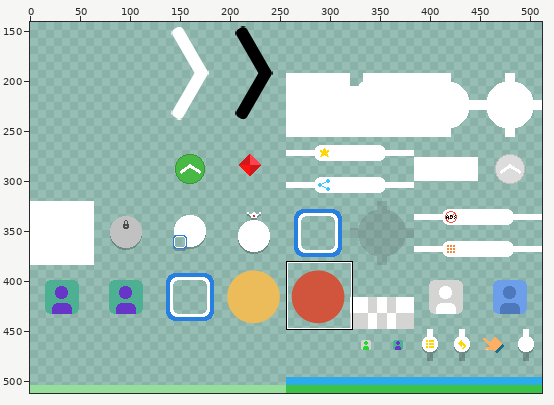
File history of a sprite sheet, taptapdash/images/shared-0-sheet5.png. Above: a wide view before the commit, with the close-up outlined.
Close-up. Earlier state:
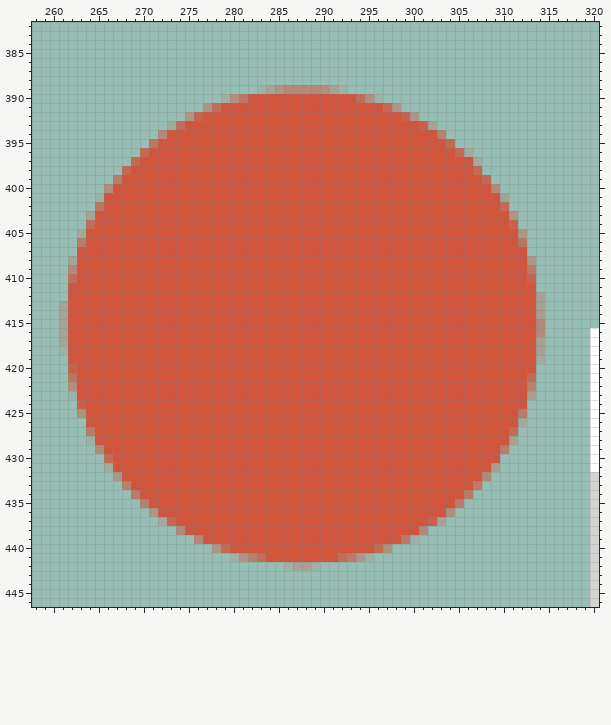
The file is 512x512 pixels. Pixels under 10% opacity are left out. Colours within 5 levels of each other are drawn and written as one. Shown: x 258..320, y 382..446. The wide view leaves out empty margins. The commit also changed other parts of the picture, which this record leaves out.
After the commit:
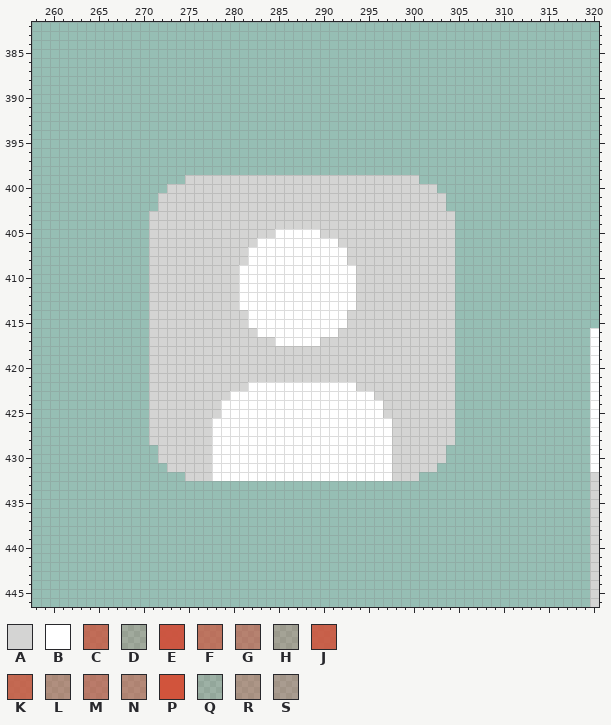
Palette (. is transparent): A #d4d4d3  B #ffffff  C #cf523ac0  D #cf553a30  E #cf503bf0  F #cf543bb0  G #cf533c90  H #cf543c40  J #cf543ce0  K #cf563cd0  L #d1543b70  M #cf543ea0  N #d1543c80  P #d1543c  Q #cf584020  R #d2553d60  S #d2534050
Changes in this commit:
@@ x 258..320 @@
 388 ...............................................................
-389 .........................QHRNNNNLHQ............................
-390 .....................QLFEPPPPPPPPPPECLQ........................
-391 ...................RCPPPPPPPPPPPPPPPPPPKR......................
-392 .................RJPPPPPPPPPPPPPPPPPPPPPPJR....................
-393 ...............DCPPPPPPPPPPPPPPPPPPPPPPPPPPJH..................
-394 ..............NPPPPPPPPPPPPPPPPPPPPPPPPPPPPPPG.................
-395 .............FPPPPPPPPPPPPPPPPPPPPPPPPPPPPPPPPK................
-396 ............KPPPPPPPPPPPPPPPPPPPPPPPPPPPPPPPPPPKD..............
-397 ...........KPPPPPPPPPPPPPPPPPPPPPPPPPPPPPPPPPPPPED.............
-398 ..........KPPPPPPPPPPPPPPPPPPPPPPPPPPPPPPPPPPPPPPK.............
-399 .........MPPPPPPPPPPPPPPPPPPPPPPPPPPPPPPPPPPPPPPPPK............
-400 ........LPPPPPPPPPPPPPPPPPPPPPPPPPPPPPPPPPPPPPPPPPPN...........
-401 .......QEPPPPPPPPPPPPPPPPPPPPPPPPPPPPPPPPPPPPPPPPPPPH..........
-402 .......FPPPPPPPPPPPPPPPPPPPPPPPPPPPPPPPPPPPPPPPPPPPPK..........
-403 ......HPPPPPPPPPPPPPPPPPPPPPPPPPPPPPPPPPPPPPPPPPPPPPPR.........
-404 ......CPPPPPPPPPPPPPPPPPPPPPPPPPPPPPPPPPPPPPPPPPPPPPPJ.........
-405 .....DPPPPPPPPPPPPPPPPPPPPPPPPPPPPPPPPPPPPPPPPPPPPPPPPR........
-406 .....MPPPPPPPPPPPPPPPPPPPPPPPPPPPPPPPPPPPPPPPPPPPPPPPPF........
-407 .....EPPPPPPPPPPPPPPPPPPPPPPPPPPPPPPPPPPPPPPPPPPPPPPPPP........
-408 ....HPPPPPPPPPPPPPPPPPPPPPPPPPPPPPPPPPPPPPPPPPPPPPPPPPPR.......
-409 ....NPPPPPPPPPPPPPPPPPPPPPPPPPPPPPPPPPPPPPPPPPPPPPPPPPPM.......
-410 ....CPPPPPPPPPPPPPPPPPPPPPPPPPPPPPPPPPPPPPPPPPPPPPPPPPPJ.......
-411 ....EPPPPPPPPPPPPPPPPPPPPPPPPPPPPPPPPPPPPPPPPPPPPPPPPPPP.......
-412 ....PPPPPPPPPPPPPPPPPPPPPPPPPPPPPPPPPPPPPPPPPPPPPPPPPPPPH......
-413 ...HPPPPPPPPPPPPPPPPPPPPPPPPPPPPPPPPPPPPPPPPPPPPPPPPPPPPH......
-414 ...HPPPPPPPPPPPPPPPPPPPPPPPPPPPPPPPPPPPPPPPPPPPPPPPPPPPPS......
-415 ...HPPPPPPPPPPPPPPPPPPPPPPPPPPPPPPPPPPPPPPPPPPPPPPPPPPPPN......
-416 ...HPPPPPPPPPPPPPPPPPPPPPPPPPPPPPPPPPPPPPPPPPPPPPPPPPPPPN.....B
-417 ...HPPPPPPPPPPPPPPPPPPPPPPPPPPPPPPPPPPPPPPPPPPPPPPPPPPPPH.....B
-418 ...QPPPPPPPPPPPPPPPPPPPPPPPPPPPPPPPPPPPPPPPPPPPPPPPPPPPPH.....B
-419 ....PPPPPPPPPPPPPPPPPPPPPPPPPPPPPPPPPPPPPPPPPPPPPPPPPPPPD.....B
-420 ....JPPPPPPPPPPPPPPPPPPPPPPPPPPPPPPPPPPPPPPPPPPPPPPPPPPP......B
-421 ....FPPPPPPPPPPPPPPPPPPPPPPPPPPPPPPPPPPPPPPPPPPPPPPPPPPK......B
-422 ....LPPPPPPPPPPPPPPPPPPPPPPPPPPPPPPPPPPPPPPPPPPPPPPPPPPG......B
-423 ....QPPPPPPPPPPPPPPPPPPPPPPPPPPPPPPPPPPPPPPPPPPPPPPPPPPS......B
-424 .....JPPPPPPPPPPPPPPPPPPPPPPPPPPPPPPPPPPPPPPPPPPPPPPPPE.......B
-425 .....LPPPPPPPPPPPPPPPPPPPPPPPPPPPPPPPPPPPPPPPPPPPPPPPPM.......B
-426 ......PPPPPPPPPPPPPPPPPPPPPPPPPPPPPPPPPPPPPPPPPPPPPPPPD.......B
-427 ......MPPPPPPPPPPPPPPPPPPPPPPPPPPPPPPPPPPPPPPPPPPPPPPC........B
-428 ......QEPPPPPPPPPPPPPPPPPPPPPPPPPPPPPPPPPPPPPPPPPPPPPH........B
-429 .......NPPPPPPPPPPPPPPPPPPPPPPPPPPPPPPPPPPPPPPPPPPPPM.........B
-430 ........KPPPPPPPPPPPPPPPPPPPPPPPPPPPPPPPPPPPPPPPPPPE..........B
-431 ........DPPPPPPPPPPPPPPPPPPPPPPPPPPPPPPPPPPPPPPPPPPS..........B
-432 .........RPPPPPPPPPPPPPPPPPPPPPPPPPPPPPPPPPPPPPPPPN...........A
-433 ..........GPPPPPPPPPPPPPPPPPPPPPPPPPPPPPPPPPPPPPPM............A
-434 ...........MPPPPPPPPPPPPPPPPPPPPPPPPPPPPPPPPPPPPM.............A
-435 ............GPPPPPPPPPPPPPPPPPPPPPPPPPPPPPPPPPPM..............A
-436 .............REPPPPPPPPPPPPPPPPPPPPPPPPPPPPPPPL...............A
-437 ..............DKPPPPPPPPPPPPPPPPPPPPPPPPPPPPJH................A
-438 ................NEPPPPPPPPPPPPPPPPPPPPPPPPPN..................A
-439 ..................NEPPPPPPPPPPPPPPPPPPPPPMQ...................A
-440 ....................RKPPPPPPPPPPPPPPPPKL......................A
-441 ......................QRGCPPPPPPPPCMRQ........................A
-442 ............................QHHQ..............................A
+389 ...............................................................
+390 ...............................................................
+391 ...............................................................
+392 ...............................................................
+393 ...............................................................
+394 ...............................................................
+395 ...............................................................
+396 ...............................................................
+397 ...............................................................
+398 ...............................................................
+399 .................AAAAAAAAAAAAAAAAAAAAAAAAAA....................
+400 ...............AAAAAAAAAAAAAAAAAAAAAAAAAAAAAA..................
+401 ..............AAAAAAAAAAAAAAAAAAAAAAAAAAAAAAAA.................
+402 ..............AAAAAAAAAAAAAAAAAAAAAAAAAAAAAAAA.................
+403 .............AAAAAAAAAAAAAAAAAAAAAAAAAAAAAAAAAA................
+404 .............AAAAAAAAAAAAAAAAAAAAAAAAAAAAAAAAAA................
+405 .............AAAAAAAAAAAAAABBBBBAAAAAAAAAAAAAAA................
+406 .............AAAAAAAAAAAABBBBBBBBBAAAAAAAAAAAAA................
+407 .............AAAAAAAAAAABBBBBBBBBBBAAAAAAAAAAAA................
+408 .............AAAAAAAAAAABBBBBBBBBBBAAAAAAAAAAAA................
+409 .............AAAAAAAAAABBBBBBBBBBBBBAAAAAAAAAAA................
+410 .............AAAAAAAAAABBBBBBBBBBBBBAAAAAAAAAAA................
+411 .............AAAAAAAAAABBBBBBBBBBBBBAAAAAAAAAAA................
+412 .............AAAAAAAAAABBBBBBBBBBBBBAAAAAAAAAAA................
+413 .............AAAAAAAAAABBBBBBBBBBBBBAAAAAAAAAAA................
+414 .............AAAAAAAAAAABBBBBBBBBBBAAAAAAAAAAAA................
+415 .............AAAAAAAAAAABBBBBBBBBBBAAAAAAAAAAAA................
+416 .............AAAAAAAAAAAABBBBBBBBBAAAAAAAAAAAAA...............B
+417 .............AAAAAAAAAAAAAABBBBBAAAAAAAAAAAAAAA...............B
+418 .............AAAAAAAAAAAAAAAAAAAAAAAAAAAAAAAAAA...............B
+419 .............AAAAAAAAAAAAAAAAAAAAAAAAAAAAAAAAAA...............B
+420 .............AAAAAAAAAAAAAAAAAAAAAAAAAAAAAAAAAA...............B
+421 .............AAAAAAAAAAAAAAAAAAAAAAAAAAAAAAAAAA...............B
+422 .............AAAAAAAAAAABBBBBBBBBBBBAAAAAAAAAAA...............B
+423 .............AAAAAAAAABBBBBBBBBBBBBBBBAAAAAAAAA...............B
+424 .............AAAAAAAABBBBBBBBBBBBBBBBBBAAAAAAAA...............B
+425 .............AAAAAAAABBBBBBBBBBBBBBBBBBAAAAAAAA...............B
+426 .............AAAAAAABBBBBBBBBBBBBBBBBBBBAAAAAAA...............B
+427 .............AAAAAAABBBBBBBBBBBBBBBBBBBBAAAAAAA...............B
+428 .............AAAAAAABBBBBBBBBBBBBBBBBBBBAAAAAAA...............B
+429 ..............AAAAAABBBBBBBBBBBBBBBBBBBBAAAAAA................B
+430 ..............AAAAAABBBBBBBBBBBBBBBBBBBBAAAAAA................B
+431 ...............AAAAABBBBBBBBBBBBBBBBBBBBAAAAA.................B
+432 .................AAABBBBBBBBBBBBBBBBBBBBAAA...................A
+433 ..............................................................A
+434 ..............................................................A
+435 ..............................................................A
+436 ..............................................................A
+437 ..............................................................A
+438 ..............................................................A
+439 ..............................................................A
+440 ..............................................................A
+441 ..............................................................A
+442 ..............................................................A
 443 ..............................................................A
Pixel boxes of the changes (left, top, right, bottom) in both close-ups:
changed: (59, 85, 545, 571)
